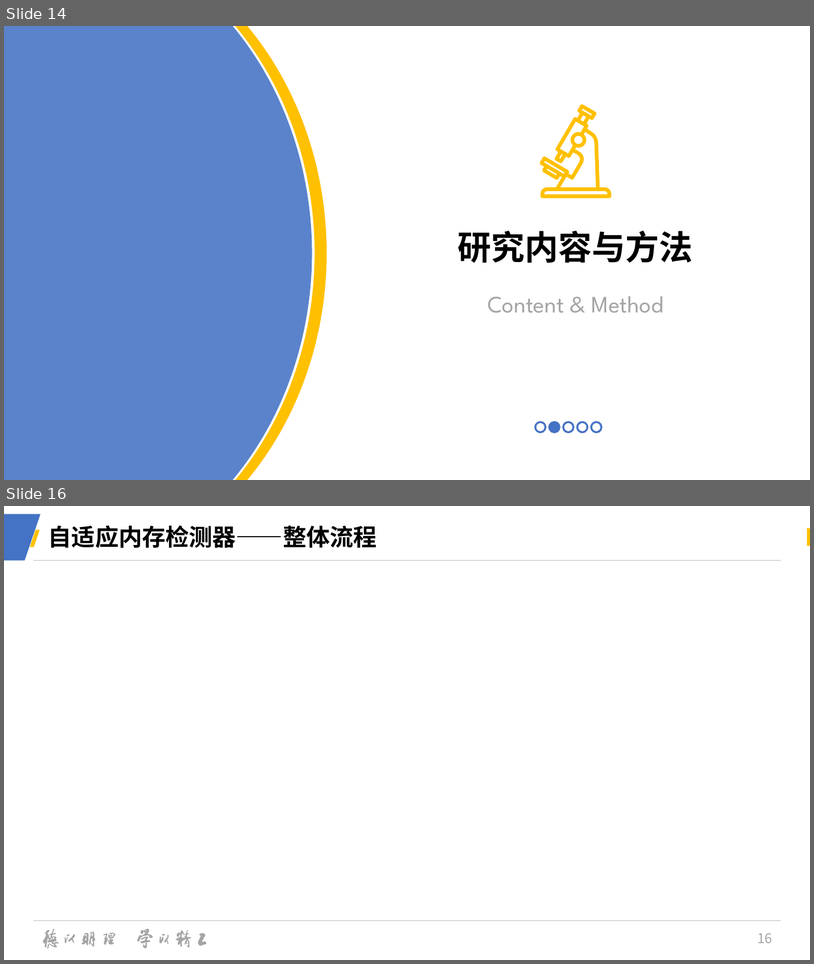
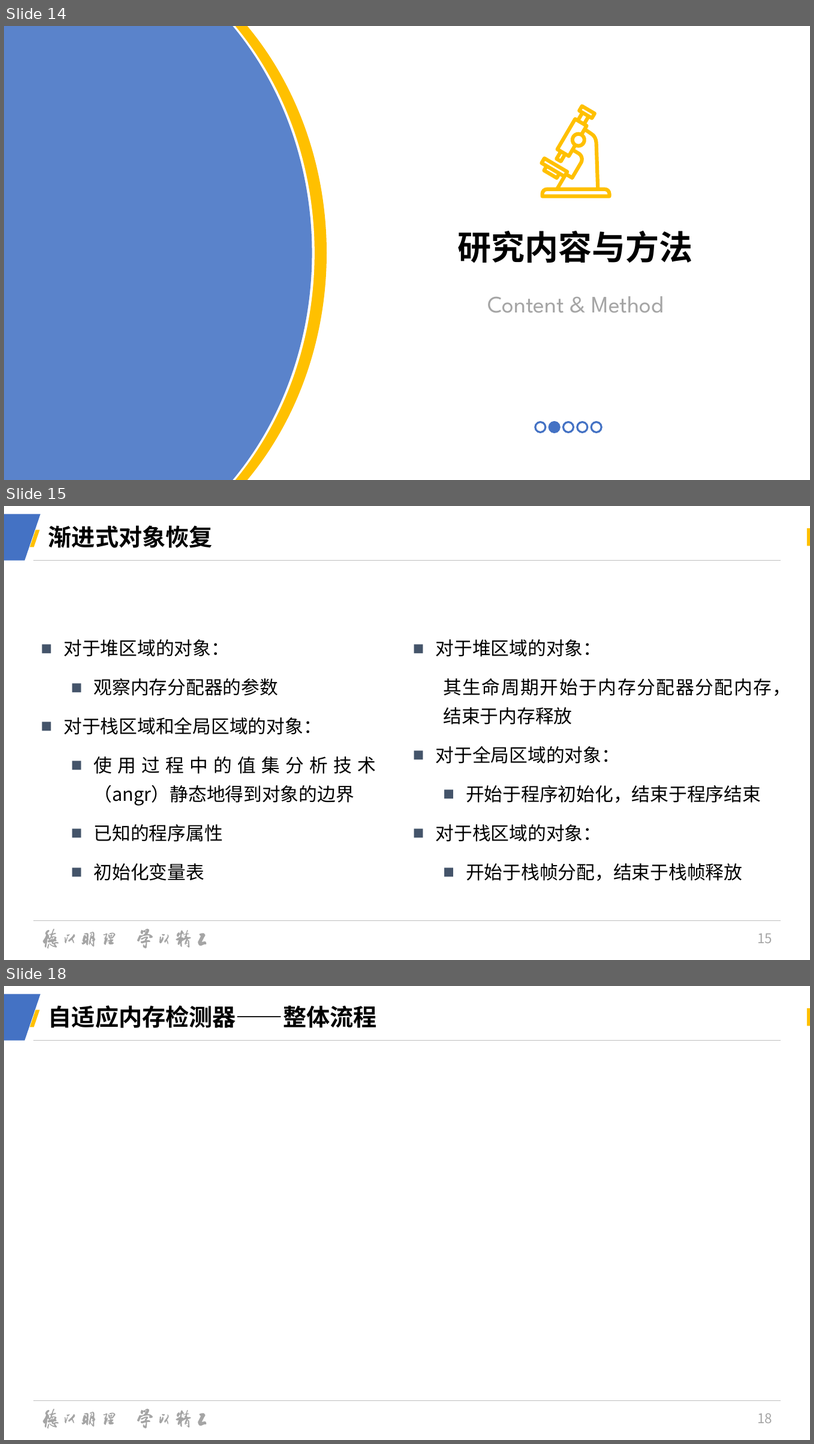
Before and after one commit to CaptainRhett/MTSan, a slide deck: MTSan_ywh.pptx. Shown one above the other, each under a label of ours: slides 14 and 16 before the commit, slides 14, 15 and 18 after it; the slides between them are not shown. The pictures are 814x964 and 814x1444 pixels, drawn with LibreOffice and Linux fonts; fonts in the diff are those of the drawing; background and template pictures are left out. Boxes give left, top, right and bottom in pixels: in the first picture for what was removed or moved away, otherwise in the second. Text is boxed around its words. In the diff, an @@ line names an element or a change of style, - is before the commit and + after.

Commit message:
add a foo on angr

```diff
--- a/MTSan_ywh.pptx
+++ b/MTSan_ywh.pptx
@@ slide 15 added at [4,506,810,960], background #FFFFFF; not listed: 22 template elements that a slide beside it also shows @@
@@ title added at [48,525,213,548], 28 pt, text #000000, bold @@
+渐进式对象恢复
@@ text added at [63,639,376,880], 22 pt, text #000000 @@
+■ 对于堆区域的对象：
+  ■ 观察内存分配器的参数
+■ 对于栈区域和全局区域的对象：
+  ■ 使用过程中的值集分析技术（angr）静态地得到对象的边界
+  ■ 已知的程序属性
+  ■ 初始化变量表
@@ text added at [436,639,791,880], 22 pt, text #000000 @@
+■ 对于堆区域的对象：
+  其生命周期开始于内存分配器分配内存，结束于内存释放
+■ 对于全局区域的对象：
+  ■ 开始于程序初始化，结束于程序结束
+■ 对于栈区域的对象：
+  ■ 开始于栈帧分配，结束于栈帧释放
@@ what was slide 16 is now slide 18 @@
@@ page number at [758,1413,773,1423]: text changed @@
-16
+18
```
Also in this commit, not shown: 3 slides changed, 5 other slides added, 2 slides removed, 15 other files.
